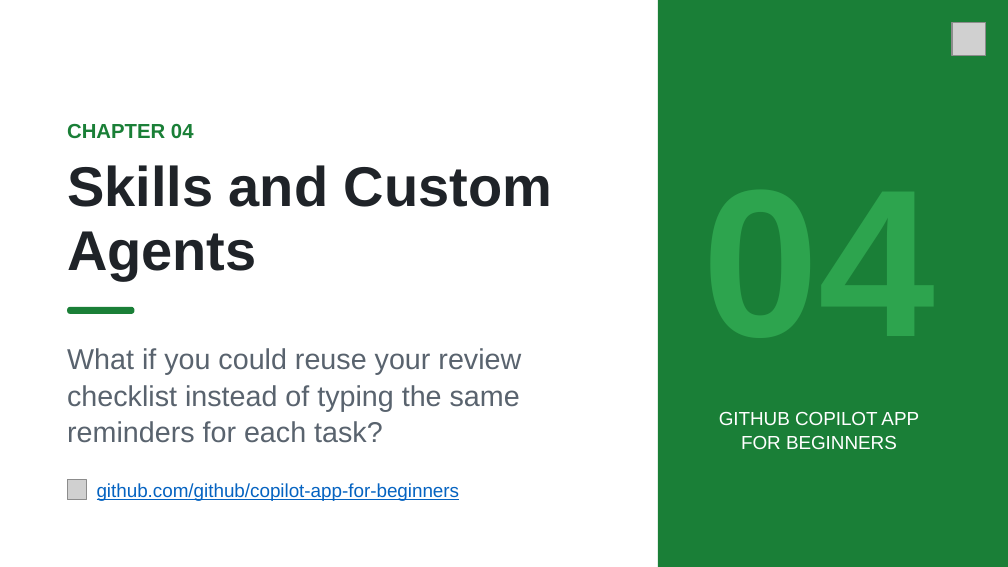
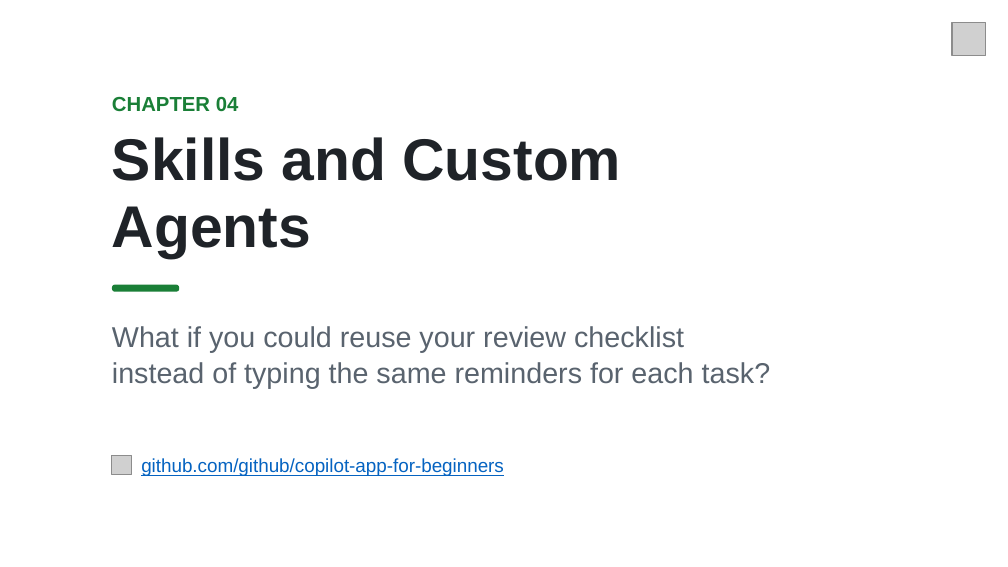
Before and after one commit to github/copilot-app-for-beginners, a slide deck: slide 1 of slides/04-skills-custom-agents.pptx. Drawn at 1008x567 pixels with LibreOffice and Linux fonts; fonts in the diff are those of the drawing; grey boxes stand for pictures; background and template pictures are left out. Boxes give left, top, right and bottom in pixels: in the first picture for what was removed or moved away, otherwise in the second. Text is boxed around its words. In the diff, an @@ line names an element or a change of style, - is before the commit and + after.

```diff
--- a/slides/04-skills-custom-agents.pptx
+++ b/slides/04-skills-custom-agents.pptx
@@ rectangle removed at [658, 0, 1008, 566] @@
@@ text "CHAPTER 04": place and size @@
-text "CHAPTER 04" at [67, 124, 194, 139]
+text "CHAPTER 04" at [112, 97, 239, 112]
@@ text "Skills and Custom Agents": place and size @@
-text "Skills and Custom Agents" at [67, 165, 552, 280]
+text "Skills and Custom Agents" at [112, 137, 621, 259]
@@ text "Skills and Custom Agents" at [112, 137, 621, 259]: size 40 to 42 pt; line spacing 46pt to 48pt @@
@@ rounded rectangle: place and size @@
-rounded rectangle at [68, 306, 135, 313]
+rounded rectangle at [112, 284, 179, 291]
@@ text "What if you could reuse ..." rewrapped from [67, 348, 521, 443] to [112, 326, 771, 389] @@
@@ text removed at [719, 412, 919, 449] @@
-GITHUB COPILOT APP
-FOR BEGINNERS
@@ picture: place and size @@
-picture at [68, 480, 87, 499]
+picture at [112, 456, 131, 475]
@@ text "github.com/github/copilot-app-for-beginners": place and size @@
-text "github.com/github/copilot-app-for-beginners" at [97, 483, 460, 501]
+text "github.com/github/copilot-app-for-beginners" at [141, 458, 504, 476]
```
Also in this commit, not shown: 15 other slides changed, 7 other files.
